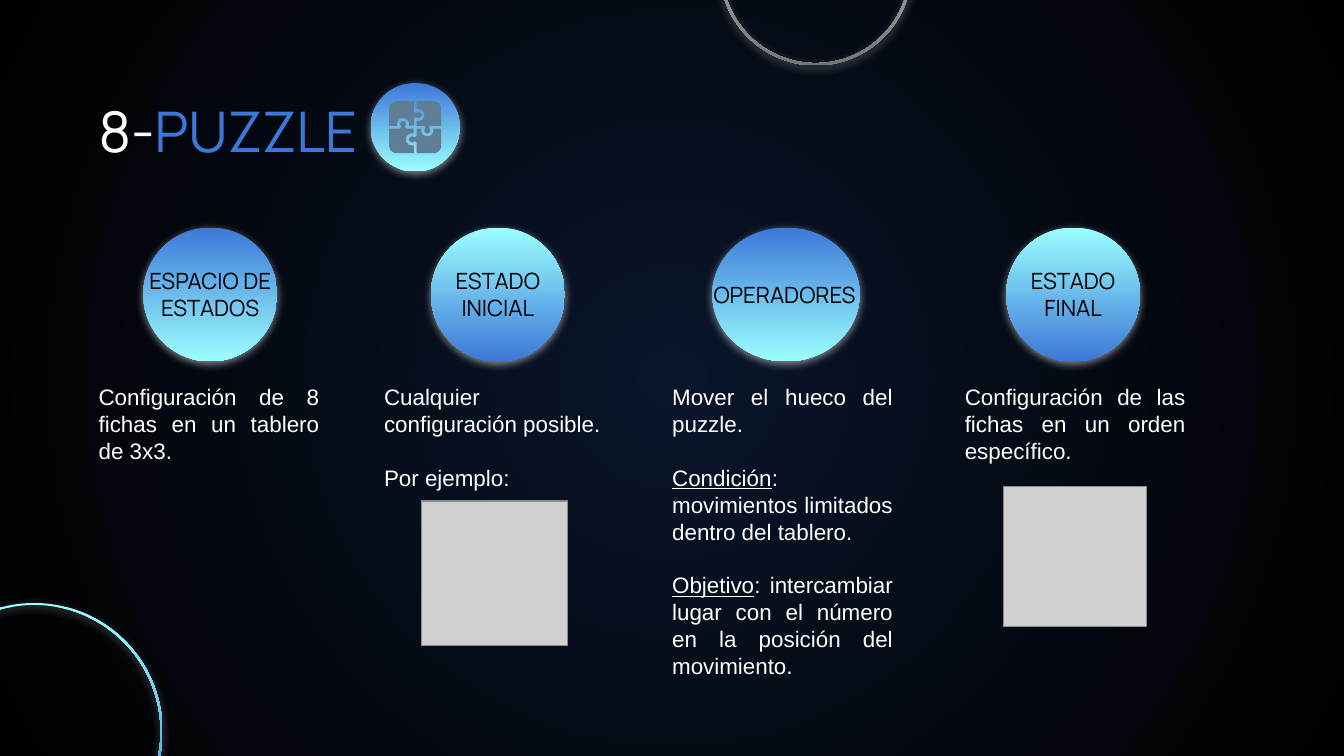
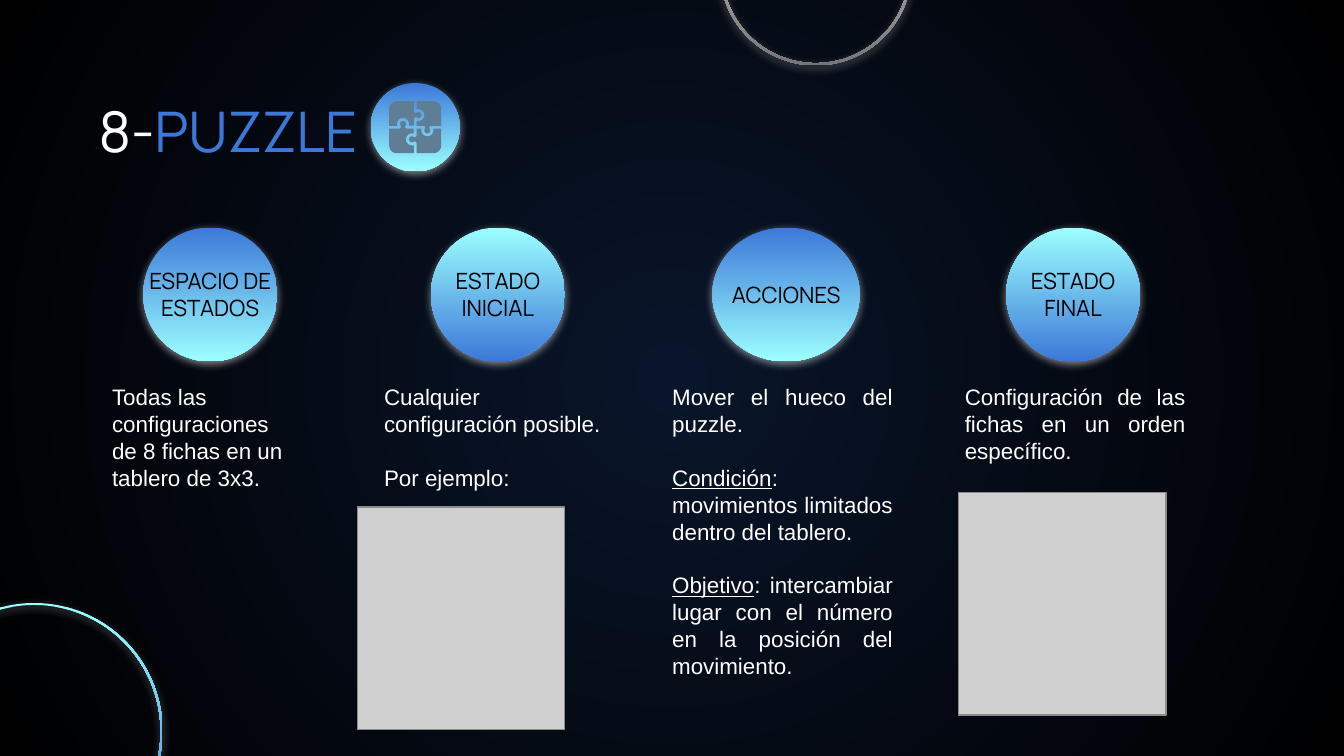
Before and after one commit to ManuelGonzalesRojas/IA, a slide deck: slide 4 of src/archivos/IAgrupo4Semana3.pptx. Drawn at 1344x756 pixels with LibreOffice and Linux fonts; fonts in the diff are those of the drawing; grey boxes stand for pictures. Boxes give left, top, right and bottom in pixels: in the first picture for what was removed or moved away, otherwise in the second. Text is boxed around its words. In the diff, an @@ line names an element or a change of style, - is before the commit and + after.

```diff
--- a/src/archivos/IAgrupo4Semana3.pptx
+++ b/src/archivos/IAgrupo4Semana3.pptx
@@ title at <box>732,286,840,304</box>: text changed @@
-OPERADORES
+ACCIONES
@@ subtitle at <box>112,388,282,487</box>: text changed @@
-Configuración de 8 fichas en un tablero de 3x3.
+Todas las configuraciones de 8 fichas en un tablero de 3x3.
@@ picture: place and size @@
-picture at <box>422,501,567,646</box>
+picture at <box>358,507,564,730</box>
@@ picture: place and size @@
-picture at <box>1004,487,1148,626</box>
+picture at <box>958,492,1165,715</box>
```
Also in this commit, not shown: 1 other slide changed.
